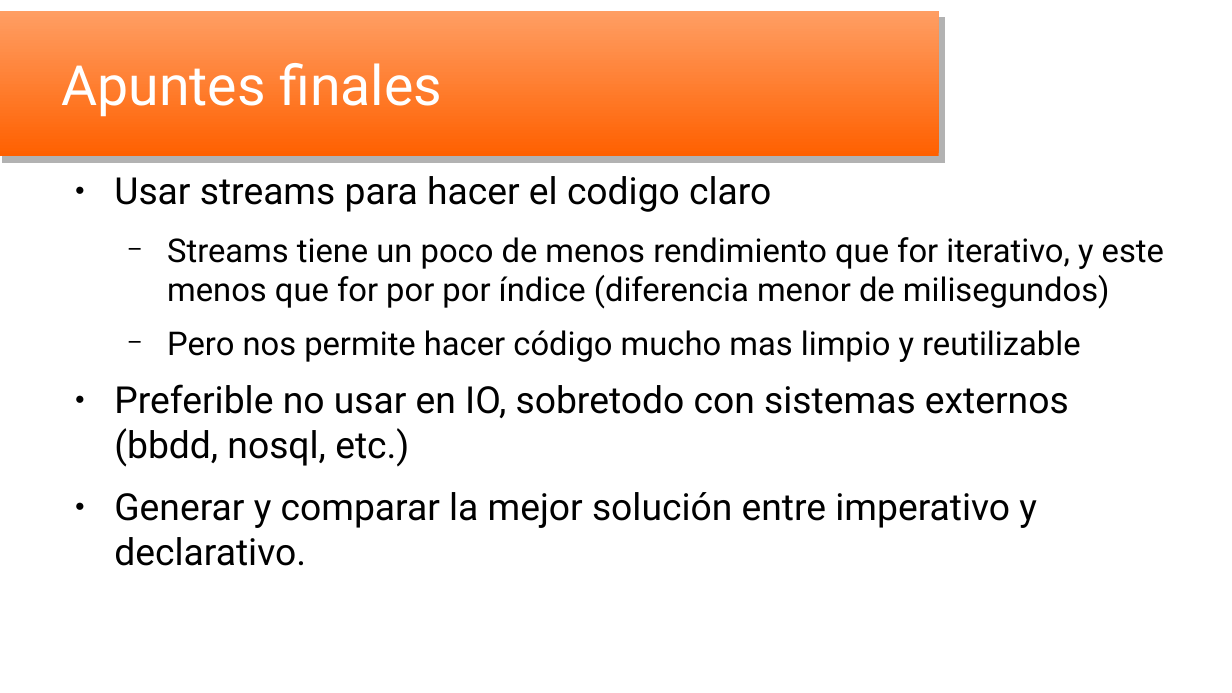
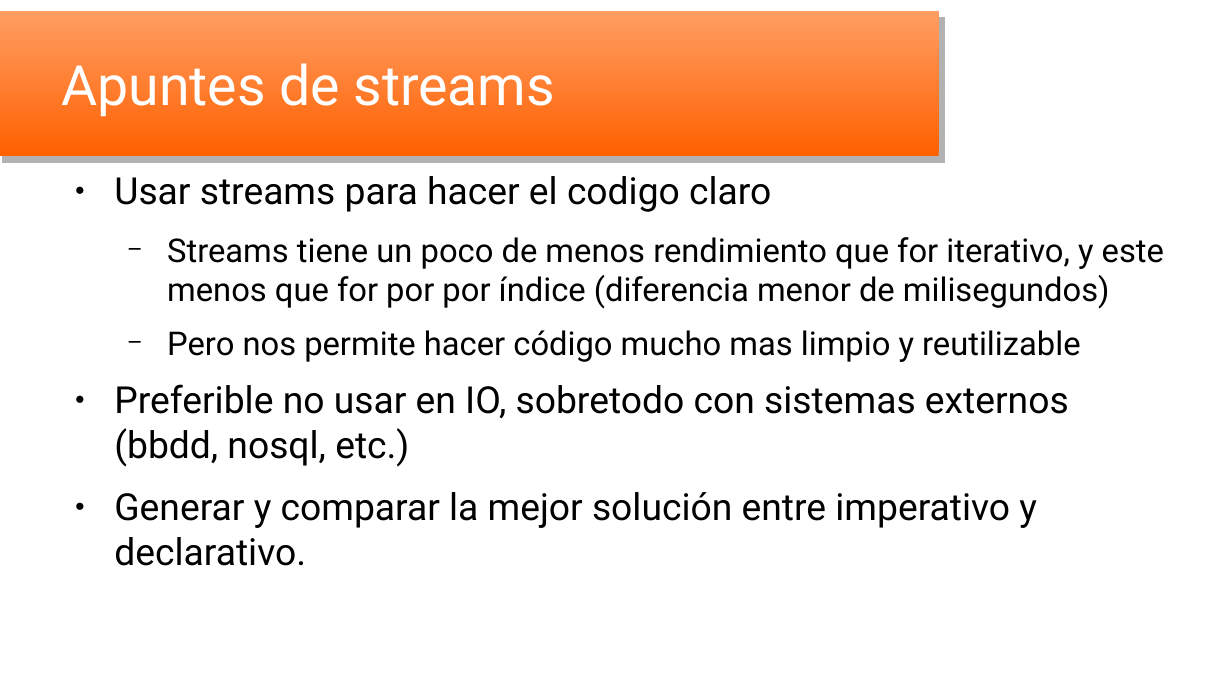
Before and after one commit to oscar-besga-panel/YaitLambdas, a slide deck: slide 16 of YaitLambdas_es.odp. Drawn at 1232x693 pixels with LibreOffice and Linux fonts; fonts in the diff are those of the drawing; background and template pictures are left out. Boxes give left, top, right and bottom in pixels: in the first picture for what was removed or moved away, otherwise in the second. Text is boxed around its words. In the diff, an @@ line names an element or a change of style, - is before the commit and + after.

```diff
--- a/YaitLambdas_es.odp
+++ b/YaitLambdas_es.odp
@@ title at (x1=62, y1=63, x2=555, y2=116): text changed @@
-Apuntes finales
+Apuntes de streams
```
Also in this commit, not shown: 4 other slides changed, 2 slides added, 6 other files.
